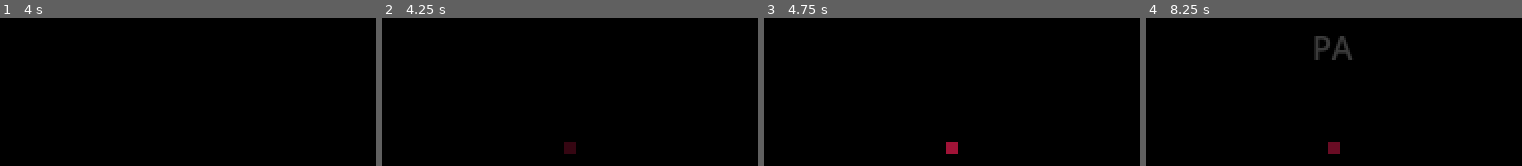
Above: before the commit, frames 1-4 (left to right).
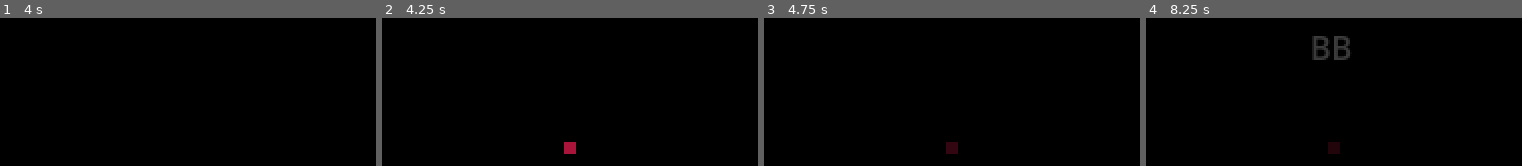
Above: after the commit, the same moments.

Repository: KaratiNOZ/GODOT-Prikol
Game: Godot game, scene res://scenes/demo/start.tscn
Two runs of this game, one before a commit and one after it. Both use one fixed random seed, a clock stepped at 60 frames per second and the inputs below. This scene is started directly instead of the project's main scene.
Inputs (mouse positions are in pixels of both pictures, inside the frame that each line leads up to):
- Up to frame 1 (4 s): tap Enter at 0.5, 0.6, 1.35, 2, 2.3, 2.85, 3.5, 3.6 s; move the mouse to (outside the picture) at 0.52 s; hold Right (ui_right) 0.53-1.28 s; click (outside the picture) at 0.67 s; tap Space at 0.77, 1.25, 1.52, 2.75, 3.02, 3.77 s; move the mouse to (outside the picture) at 1.27 s; hold Down (ui_down) 1.28-2.03 s; move the mouse to (outside the picture) at 2.02 s; hold Right (ui_right) 2.03-2.78 s; tap Backspace at 2.1 s; move the mouse to (outside the picture) at 2.77 s; hold Up (ui_up) 2.78-3.53 s; click (outside the picture) at 2.92 s; move the mouse to (outside the picture) at 3.52 s; hold Left (ui_left) from 3.53 s (still down)
- Up to frame 2 (4.25 s): keep holding Left (ui_left)
- Up to frame 3 (4.75 s): keep holding Left (ui_left); tap Space at 4.25, 4.52 s; move the mouse to (outside the picture) at 4.27 s; tap Backspace at 4.35 s; tap Enter at 4.55 s
- Up to frame 4 (8.25 s): move the mouse to (1397, 148) at 5.02 s; release Left (ui_left) at 5.03 s; hold Down (ui_down) 5.03-5.78 s; tap Enter at 5.1, 5.85, 6.8, 7.35, 8.1 s; click (1397, 148) at 5.17 s; move the mouse to (outside the picture) at 5.77 s; hold Right (ui_right) 5.78-6.53 s; tap Space at 6.02, 6.77, 7.52 s; move the mouse to (outside the picture) at 6.52 s; hold Up (ui_up) 6.53-7.28 s; tap Backspace at 6.6 s; move the mouse to (outside the picture) at 7.27 s; hold Right (ui_right) 7.28-8.03 s; click (outside the picture) at 7.42 s; move the mouse to (outside the picture) at 8.02 s; hold Down (ui_down) from 8.03 s (still down)

Frame 1 is identical in both runs. In frame 2, 0.3% of the frame differs, in the area x 48-52%, y 83-92%; in frame 3, 0.3%; in frame 4, 1.1%, in the area x 44-55%, y 12-92%.

Commit message:
Почти реализована вступительная сцена демо-версии

Diff:
--- a/scenes/demo/start_manager.gd
+++ b/scenes/demo/start_manager.gd
@@ -12,7 +12,7 @@
 # ============================================================================
 # СОСТОЯНИЯ И ПЕРЕМЕННЫЕ
 # ============================================================================
-var current_text: int = 0           # Текущий индекс текста в последовательности
+var current_text: int = 8           # Текущий индекс текста в последовательности
 var my_choice: int = -1             # Выбор игрока (-1 = нет выбора, 0 = да, 1 = нет)
 var my_name: String = ""            # Имя игрока
 
@@ -45,7 +45,7 @@
 	"тварь": "Как будто слишком низкая самооценка",
 	"мразь": "Такое себе имя",
 	"враг": "...",
-	"гандопляс": "Тотемович, ну кто-ж знал что у них на вард на хэгэ"
+	"гандопляс": "Тотемович, ну кто-ж знал что у них на вард на хэгэ",
 }
 
 # Цвета
@@ -111,6 +111,9 @@
 				# Проверяем на запрещённые слова
 				if input_lower in BAD_WORDS:
 					label.text = BAD_WORDS[input_lower]
+				elif input_lower ==  "pigeousguy":
+					OS.alert("Думаю, тебе и мне стоит о нём забыть", "1746")
+					get_tree().quit(1746)
 				else:
 					is_inputting = false
 
